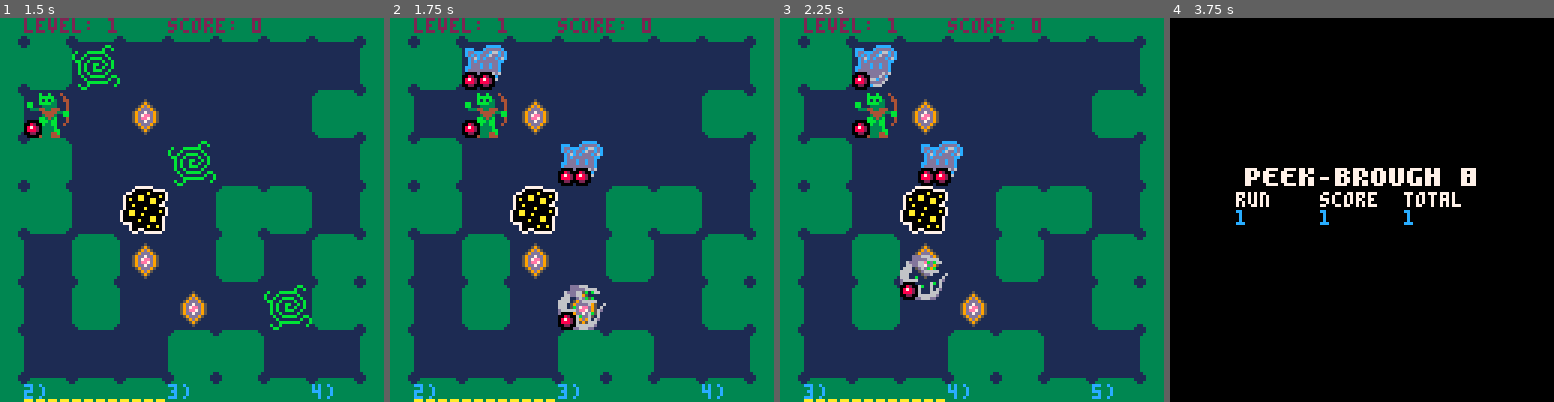
Above: before the commit, frames 1-4 (left to right).
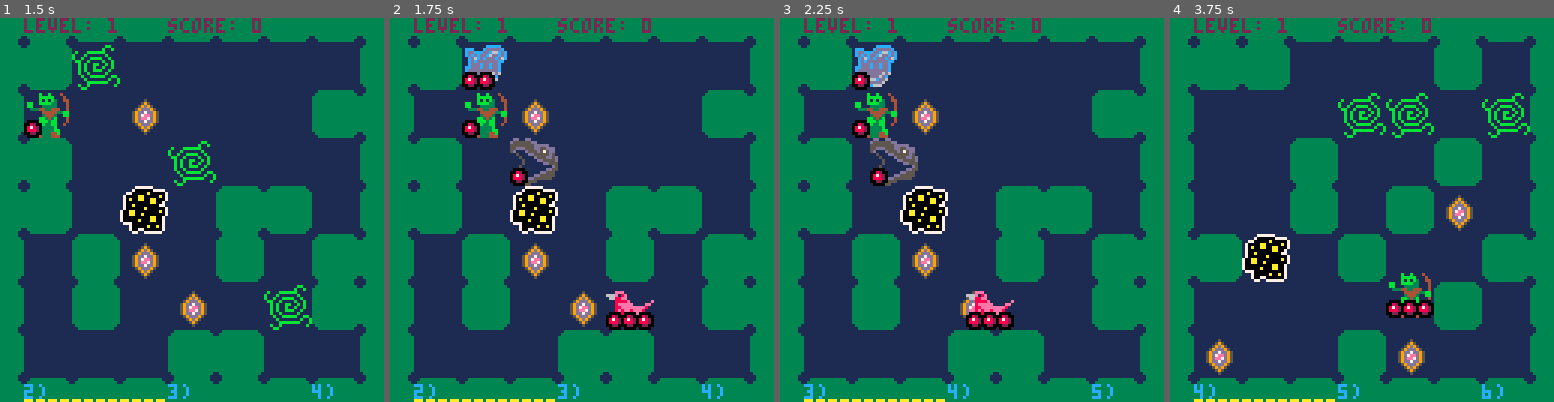
Above: after the commit, the same moments.

Repository: Ryan1729/broughlike-tutorial-ports
Game: PICO-8 cartridge pico8/broughlike-tutorial.p8
Same seed, same stepped clock (60 frames per second), same inputs: the game is played once before the commit and once after it.
Inputs:
- Up to frame 1 (1.5 s): tap X (X key) at 0.33, 1.07 s; tap O (Z key) at 0.7 s
- Up to frame 2 (1.75 s): hold Right from 1.6 s (still down); tap O (Z key) at 1.7 s
- Up to frame 3 (2.25 s): tap X (X key) at 1.85 s; release Right at 2.1 s; tap O (Z key) at 2.1 s; hold Up from 2.15 s (still down)
- Up to frame 4 (3.75 s): release Up at 2.42 s; hold Right 2.47-3.03 s; tap O (Z key) every 0.4 s from 2.5 to 3.7 s; tap X (X key) at 2.97 s; hold Left 3.08-3.58 s; hold Down from 3.63 s (still down)

Frame 1 is identical in both runs. In frame 2, 3.6% of the frame differs, in the area x 31-69%, y 31-82%; in frame 3, 3.6%; in frame 4, 99%, in the area x 0-100%, y 0-100%.

Commit message:
add aura and instant-fading effects

Diff:
--- a/pico8/broughlike-tutorial.p8
+++ b/pico8/broughlike-tutorial.p8
@@ -286,7 +286,8 @@
         x = x,
         y = y,
         sprite = sprite,
-        passable = passable
+        passable = passable,
+        effect_counter = 0
     }
     setmetatable(obj, self)
     self.__index = self
@@ -312,6 +313,15 @@
   if (self.treasure) then
     draw_sprite(12, self.x, self.y)
   end
+  if(self.effect_counter > 0) then
+    self.effect_counter -= 1
+    draw_sprite(self.effect, self.x, self.y)
+  end
+end
+
+function tile:set_effect(effect_sprite)
+    self.effect = effect_sprite
+    self.effect_counter = 30
 end
 
 function tile:get_neighbor(dx, dy)
@@ -840,6 +850,16 @@
     end,
     mulligan = function()
         start_level(1, player.spells);
+    end,
+    aura = function()
+        for t in all(player.tile:get_adjacent_neighbors()) do
+            t:set_effect(13)
+            if(t.monster ~= nil) then
+                t.monster:heal(1)
+            end
+        end
+        player.tile:set_effect(13)
+        player:heal(1)
     end
 }
 
